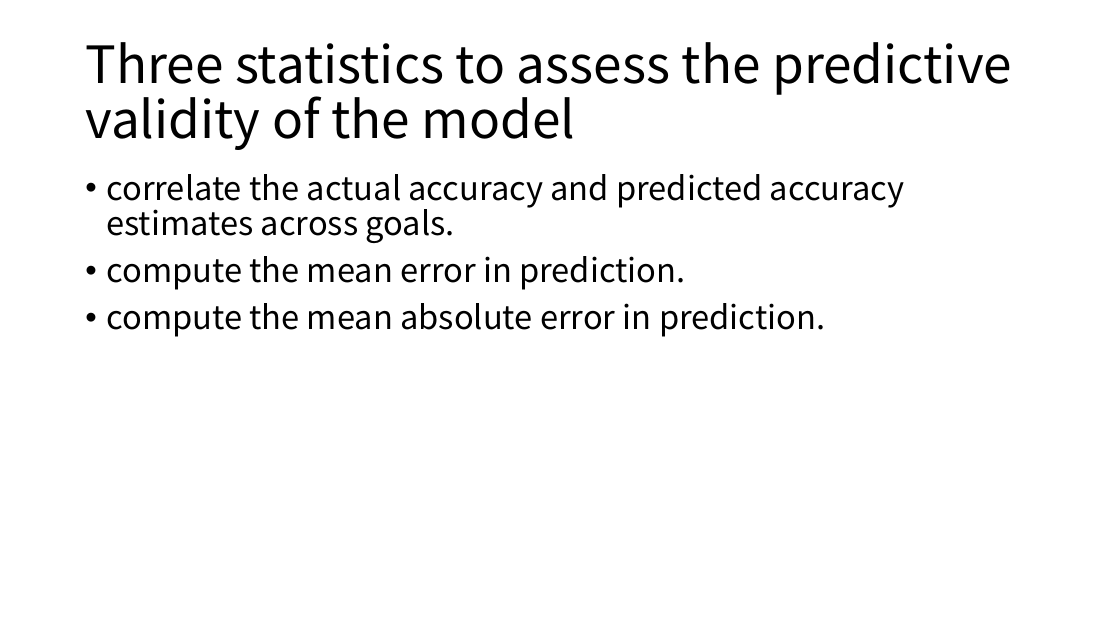
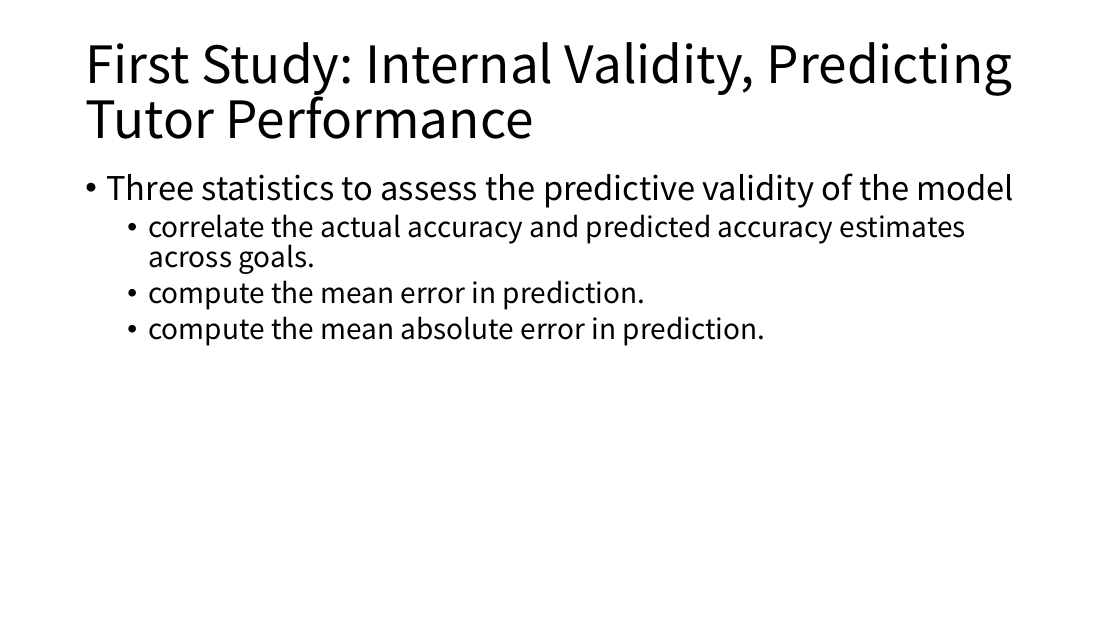
Before and after one commit to cloudspurs/klz, a slide deck: slide 32 of computer_science/statistics/model/hmm/bkt/papers/knowledge_tracing_modeling_the_acquisition_of_procedural_knowledge.pptx (slide 6 before the commit). Drawn at 1120x630 pixels with LibreOffice and Linux fonts; fonts in the diff are those of the drawing. Boxes give left, top, right and bottom in pixels: in the first picture for what was removed or moved away, otherwise in the second. Text is boxed around its words. In the diff, an @@ line names an element or a change of style, - is before the commit and + after.

```diff
--- a/computer_science/statistics/model/hmm/bkt/papers/knowledge_tracing_modeling_the_acquisition_of_procedural_knowledge.pptx
+++ b/computer_science/statistics/model/hmm/bkt/papers/knowledge_tracing_modeling_the_acquisition_of_procedural_knowledge.pptx
@@ title at <box>85,42,1013,139</box>: text changed @@
-Three statistics to assess the predictive validity of the model
+First Study: Internal Validity, Predicting Tutor Performance
@@ text at <box>106,173,1015,208</box>: paragraph added @@
+• Three statistics to assess the predictive validity of the model
@@ text at <box>148,214,966,346</box>: size 28 to 24 pt in "correlate the actual accuracy and predicted accuracy ...", "compute the mean error in prediction.", "compute the mean absolute error in prediction."; list level 1 to 2 in "correlate the actual accuracy and ..."; list level 1 to 2 in "compute the mean error in ..."; list level 1 to 2 in "compute the mean absolute error ..." @@
```
Also in this commit, not shown: 5 other slides changed, 35 slides added, 4 other files.
